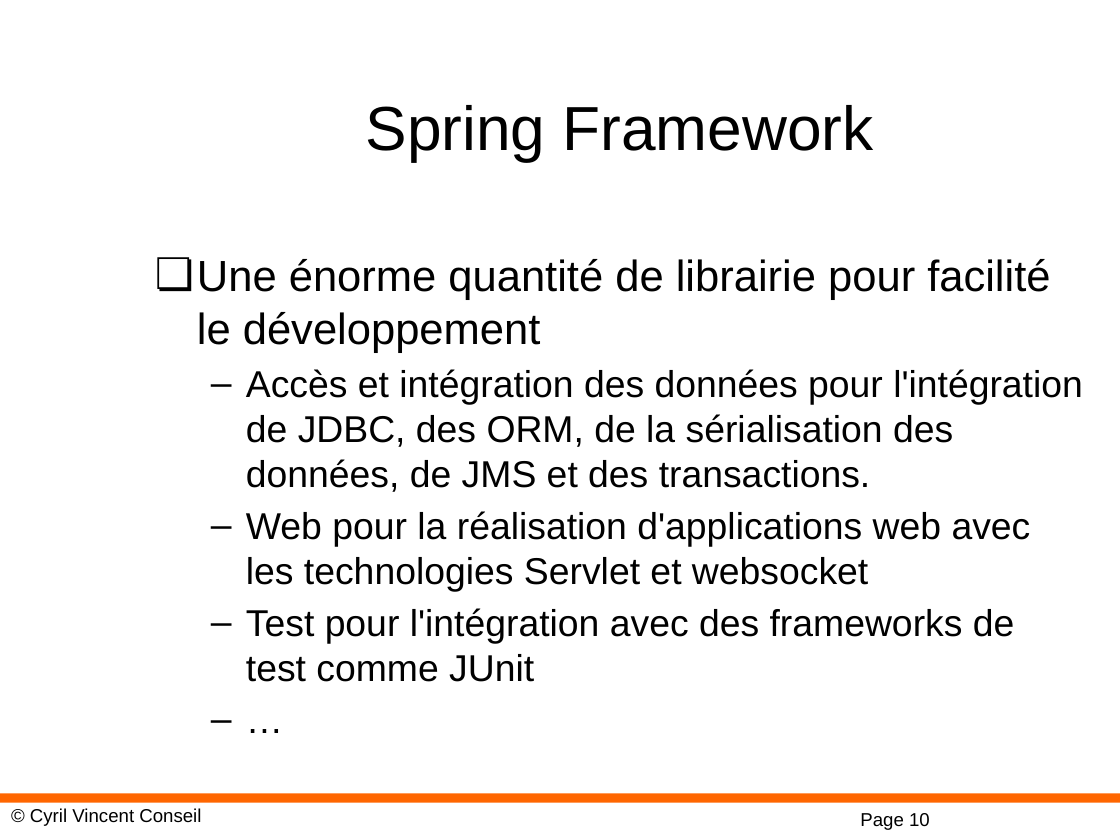
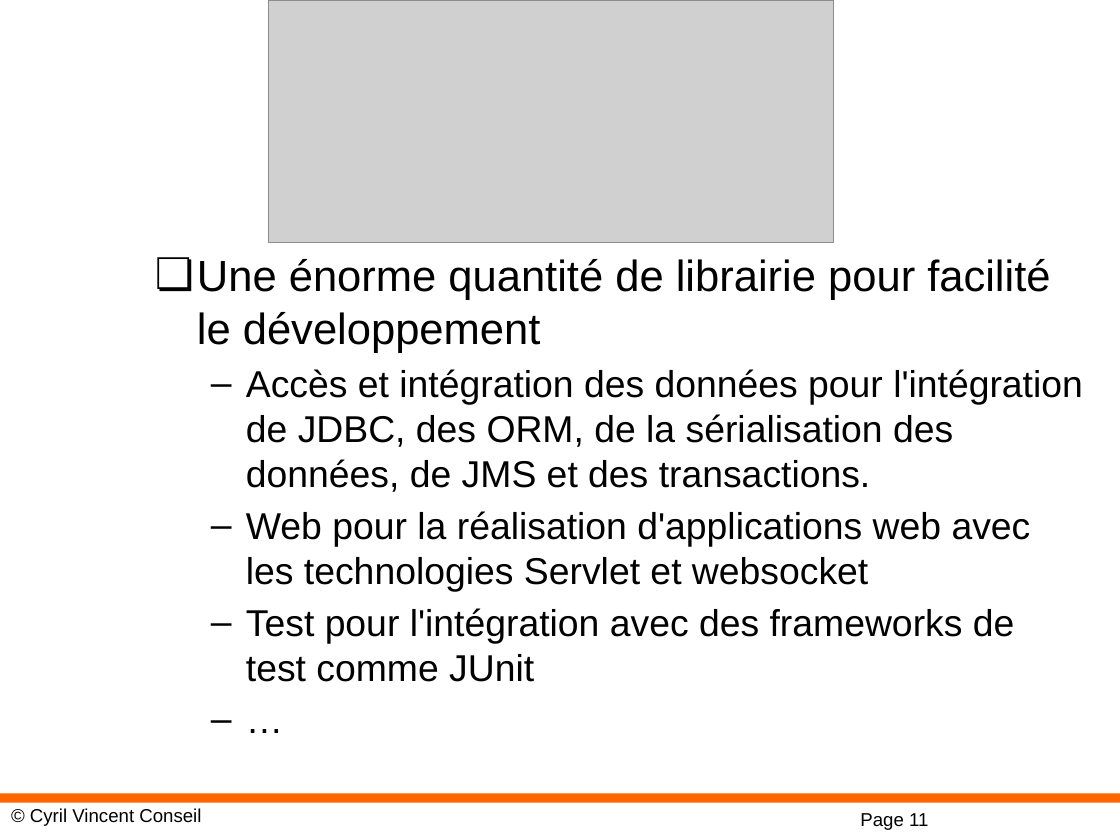
Before and after one commit to cyrilvincent/spring, a slide deck: slide 11 of ppt/01-SpringIntro.pptx (slide 10 before the commit). Drawn at 1120x840 pixels with LibreOffice and Linux fonts; fonts in the diff are those of the drawing; grey boxes stand for pictures; background and template pictures are left out. Boxes give left, top, right and bottom in pixels: in the first picture for what was removed or moved away, otherwise in the second. Text is boxed around its words. In the diff, an @@ line names an element or a change of style, - is before the commit and + after.

```diff
--- a/ppt/01-SpringIntro.pptx
+++ b/ppt/01-SpringIntro.pptx
@@ picture added at (269, 0, 833, 243) @@
@@ title removed at (366, 105, 874, 162) @@
-Spring Framework
@@ page number at (860, 813, 928, 830): text changed @@
-Page 10
+Page 11
```
Also in this commit, not shown: 1 other slide changed, 3 slides added, 8 other files.
